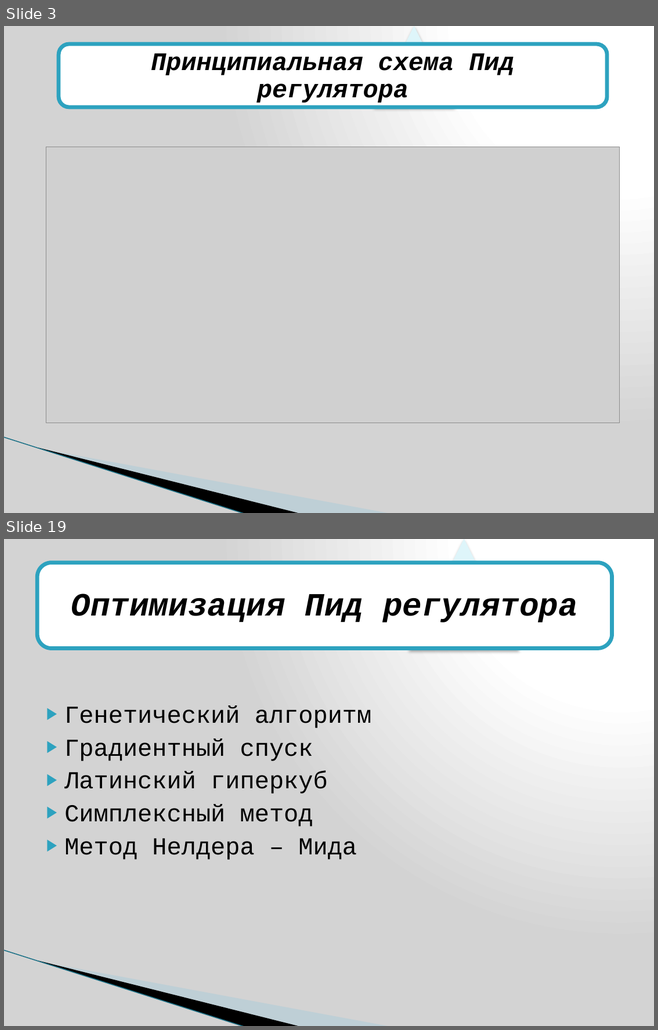
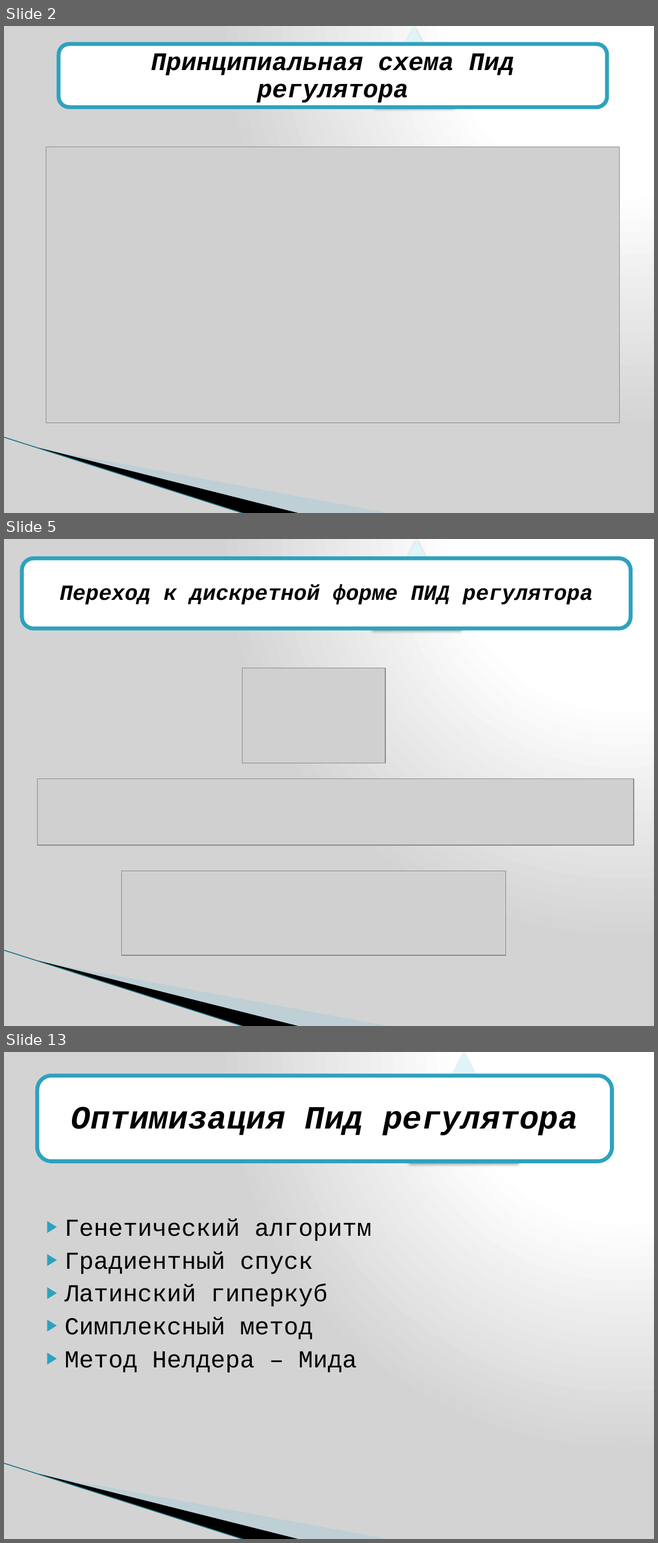
Before and after one commit to Srudyjj/DiplomaMaster, a slide deck: ПрезентацияПИД.pptx. Shown one above the other, each under a label of ours: slides 3 and 19 before the commit, slides 2, 5 and 13 after it; the slides between them are not shown. The pictures are 658x1030 and 658x1543 pixels, drawn with LibreOffice and Linux fonts; fonts in the diff are those of the drawing; grey boxes stand for pictures; background and template pictures are left out. Boxes give left, top, right and bottom in pixels: in the first picture for what was removed or moved away, otherwise in the second. Text is boxed around its words. In the diff, an @@ line names an element or a change of style, - is before the commit and + after.

```diff
--- a/ПрезентацияПИД.pptx
+++ b/ПрезентацияПИД.pptx
@@ slide 5 added at (4, 539, 654, 1026), background gradient #FFFFFF to #D3D3D3; not listed: 3 template elements that a slide beside it also shows @@
@@ triangle added at (371, 539, 461, 629), fill #DEF5FA @@
@@ rounded rectangle added at (22, 559, 631, 629), fill #FFFFFF, outline #2DA2BF 4.33 pt @@
@@ text added at (60, 585, 593, 605), 24 pt, text #000000, bold, italic @@
+Переход к дискретной форме ПИД регулятора
@@ picture added at (242, 668, 384, 762) @@
@@ picture added at (37, 779, 633, 845) @@
@@ picture added at (122, 871, 506, 955) @@
@@ what was slide 3 is now slide 2 @@
@@ what was slide 19 is now slide 13 @@
```
Also in this commit, not shown: 7 slides changed, 4 other slides added, 16 slides removed, 3 other files.
